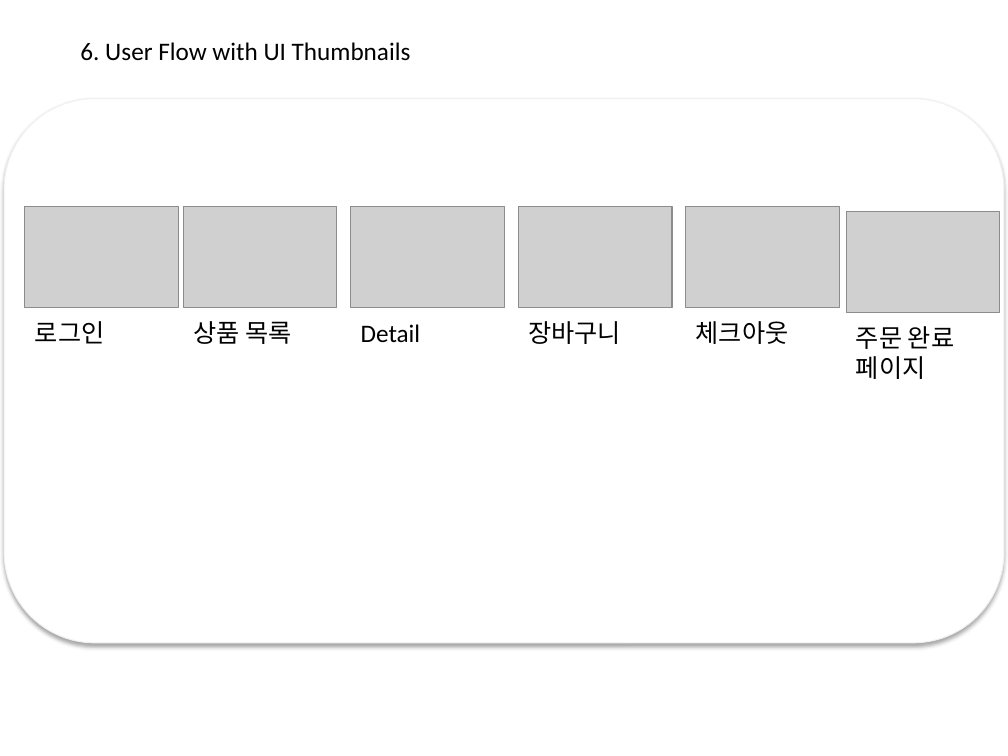
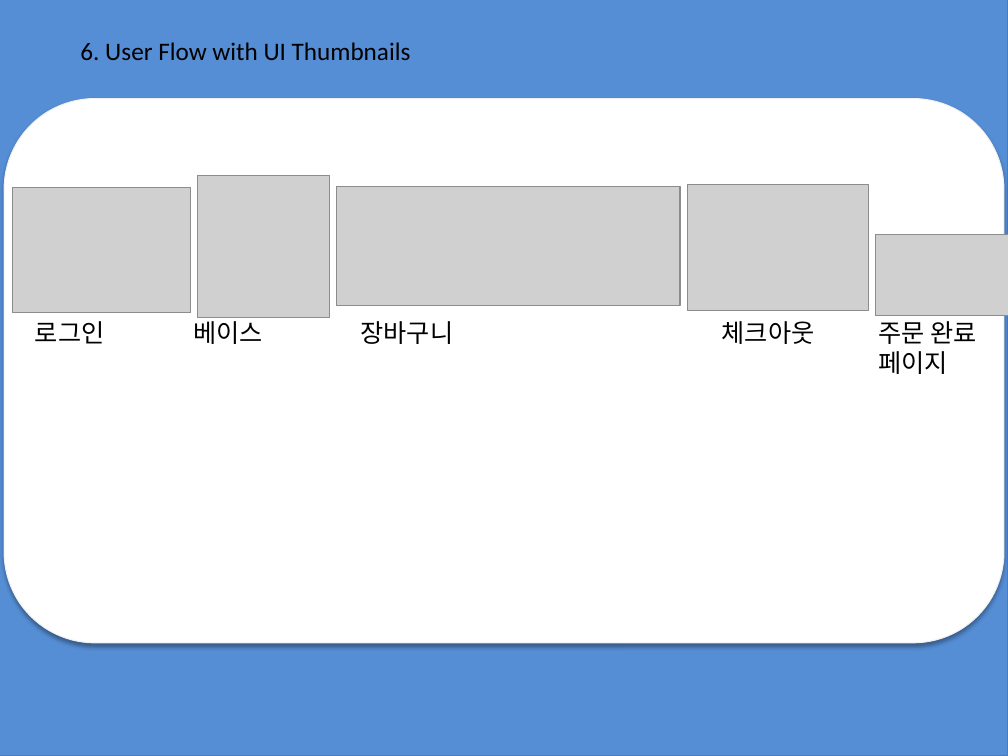
Before and after one commit to jwbaik98/project, a slide deck: slide 16 of 2조 프로젝트 과제(제작중).pptx (slide 15 before the commit). Drawn at 1008x756 pixels with LibreOffice and Linux fonts; fonts in the diff are those of the drawing; grey boxes stand for pictures; background and template pictures are left out. Boxes give left, top, right and bottom in pixels: in the first picture for what was removed or moved away, otherwise in the second. Text is boxed around its words. In the diff, an @@ line names an element or a change of style, - is before the commit and + after.

```diff
--- a/2조 프로젝트 과제(제작중).pptx
+++ b/2조 프로젝트 과제(제작중).pptx
@@ rectangle added at [0, 0, 1008, 756], fill #558ED5, outline #4B7EBC 0.75 pt @@
@@ picture: place and size @@
-picture at [183, 207, 338, 307]
+picture at [198, 175, 330, 318]
@@ picture: place and size @@
-picture at [25, 207, 179, 307]
+picture at [13, 187, 192, 312]
@@ picture added at [337, 186, 679, 305] @@
@@ picture removed at [351, 207, 505, 307] @@
@@ picture removed at [518, 207, 672, 307] @@
@@ picture: place and size @@
-picture at [685, 207, 840, 307]
+picture at [687, 184, 868, 311]
@@ picture removed at [846, 212, 1000, 312] @@
@@ picture added at [875, 235, 1008, 316] @@
@@ text at [193, 316, 263, 344]: text changed @@
-상품 목록
+베이스
@@ text at [361, 321, 454, 344]: text changed @@
-Detail
+장바구니
@@ text removed at [528, 321, 621, 344] @@
-장바구니
@@ text "체크아웃": place and size @@
-text "체크아웃" at [696, 321, 789, 344]
+text "체크아웃" at [722, 321, 815, 344]
@@ text "주문 완료 페이지": place and size @@
-text "주문 완료 페이지" at [856, 326, 954, 379]
+text "주문 완료 페이지" at [878, 321, 976, 374]
```
Also in this commit, not shown: 20 other slides changed, 3 slides added, 4 slides removed.
